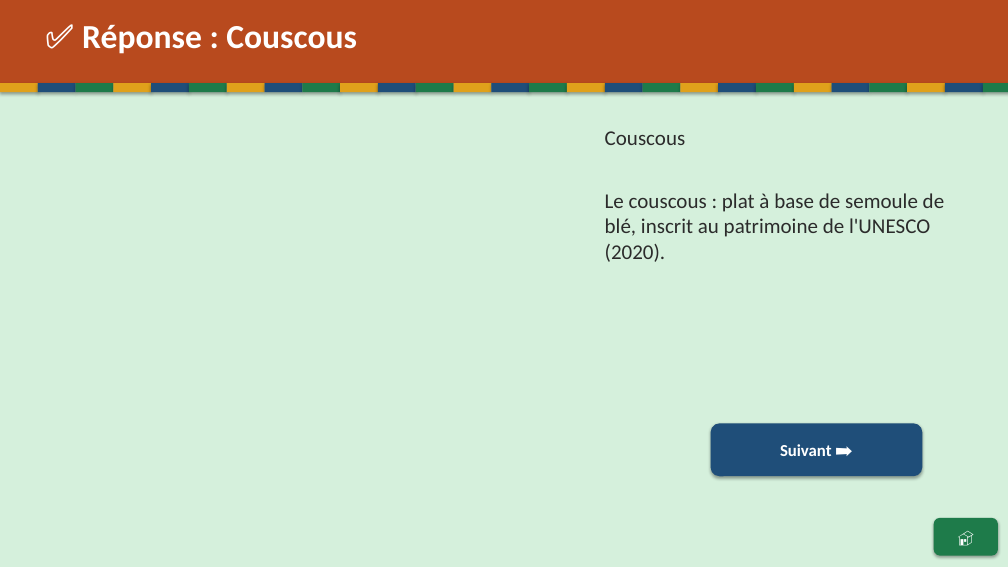
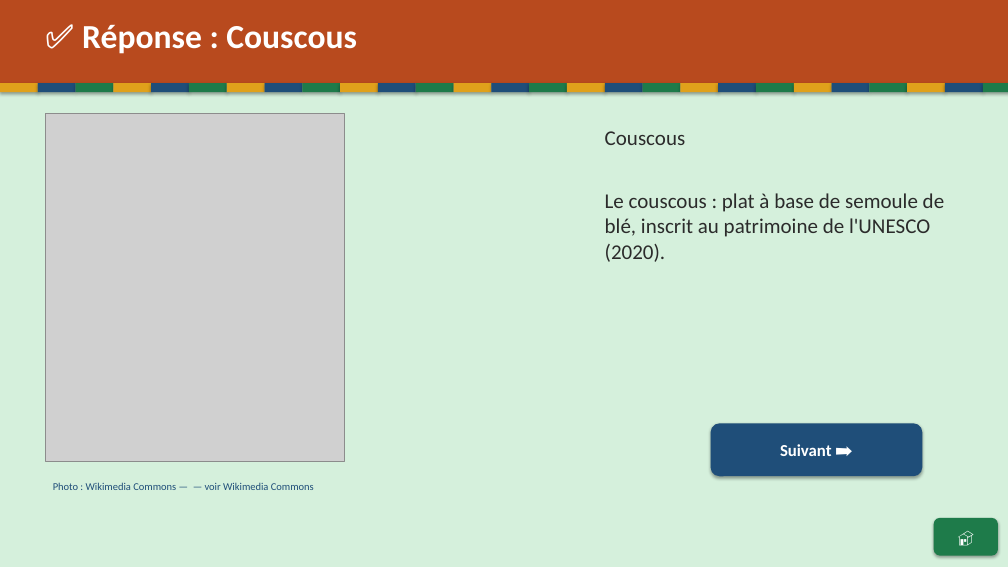
Before and after one commit to Paquereauman/Paquereauman, a slide deck: slide 6 of maghreb/maghreb-interactif.pptx. Drawn at 1008x567 pixels with LibreOffice and Linux fonts; fonts in the diff are those of the drawing; grey boxes stand for pictures. Boxes give left, top, right and bottom in pixels: in the first picture for what was removed or moved away, otherwise in the second. Text is boxed around its words. In the diff, an @@ line names an element or a change of style, - is before the commit and + after.

```diff
--- a/maghreb/maghreb-interactif.pptx
+++ b/maghreb/maghreb-interactif.pptx
@@ picture added at bbox=[45, 113, 345, 461] @@
@@ text added at bbox=[53, 482, 314, 490], 10 pt, text #1F4E79 @@
+Photo : Wikimedia Commons — — voir Wikimedia Commons
```
Also in this commit, not shown: 6 other slides changed, 3 other files.
